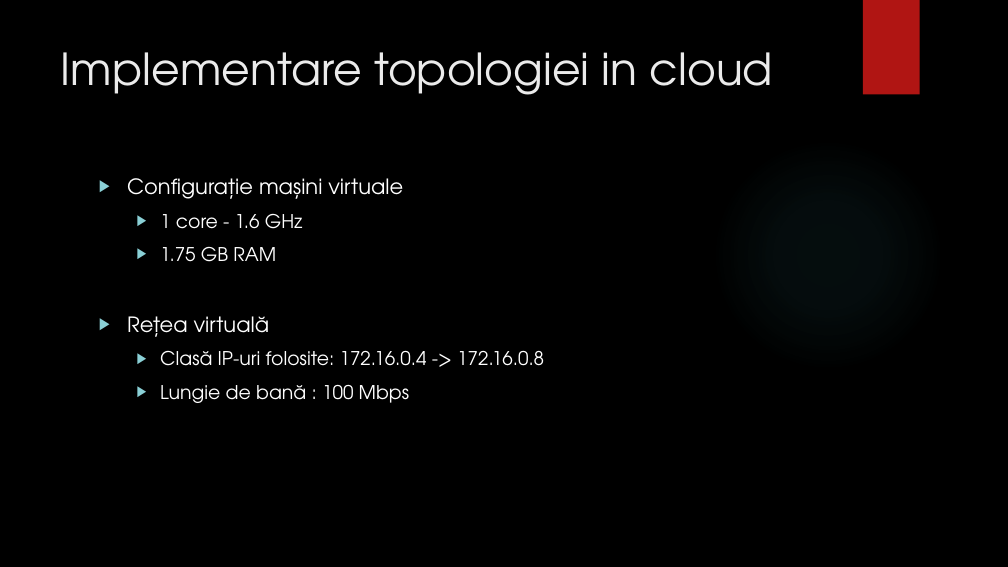
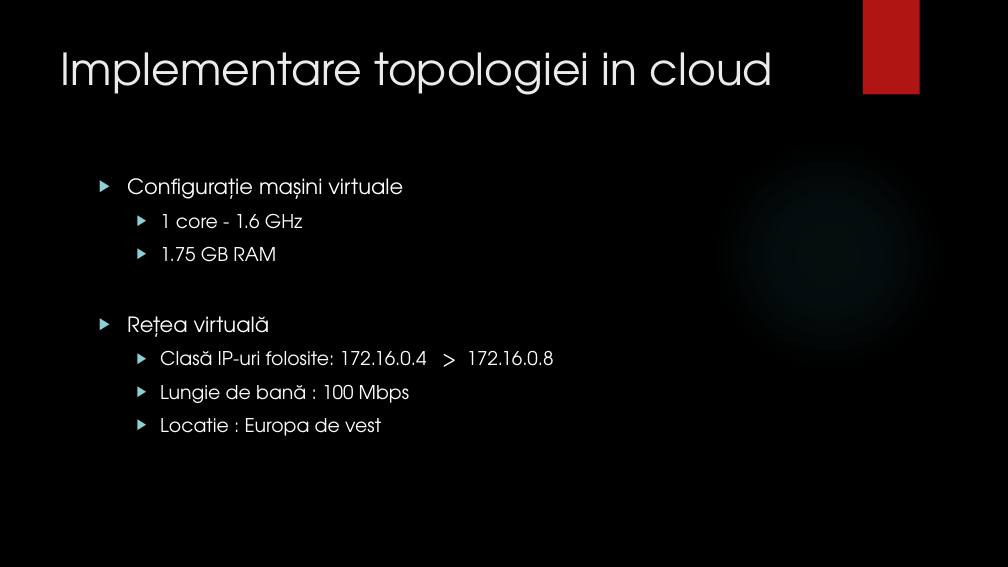
Before and after one commit to bogdanmatra/stoma, a slide deck: slide 15 of documentation/Prezentare_Licenta_Matragociu_Bogdan.pptx (slide 14 before the commit). Drawn at 1008x567 pixels with LibreOffice and Linux fonts; fonts in the diff are those of the drawing; background and template pictures are left out. Boxes give left, top, right and bottom in pixels: in the first picture for what was removed or moved away, otherwise in the second. Text is boxed around its words. In the diff, an @@ line names an element or a change of style, - is before the commit and + after.

Commit message:
Modified presentation

```diff
--- a/documentation/Prezentare_Licenta_Matragociu_Bogdan.pptx
+++ b/documentation/Prezentare_Licenta_Matragociu_Bogdan.pptx
@@ text at (160, 350, 554, 366): text changed @@
-  ▶ Clasă IP-uri folosite: 172.16.0.4 -> 172.16.0.8
+  ▶ Clasă IP-uri folosite: 172.16.0.4 > 172.16.0.8
@@ text at (160, 418, 381, 436): paragraph added @@
+  ▶ Locatie : Europa de vest
```
Also in this commit, not shown: 2 other slides changed, 1 slide added.
